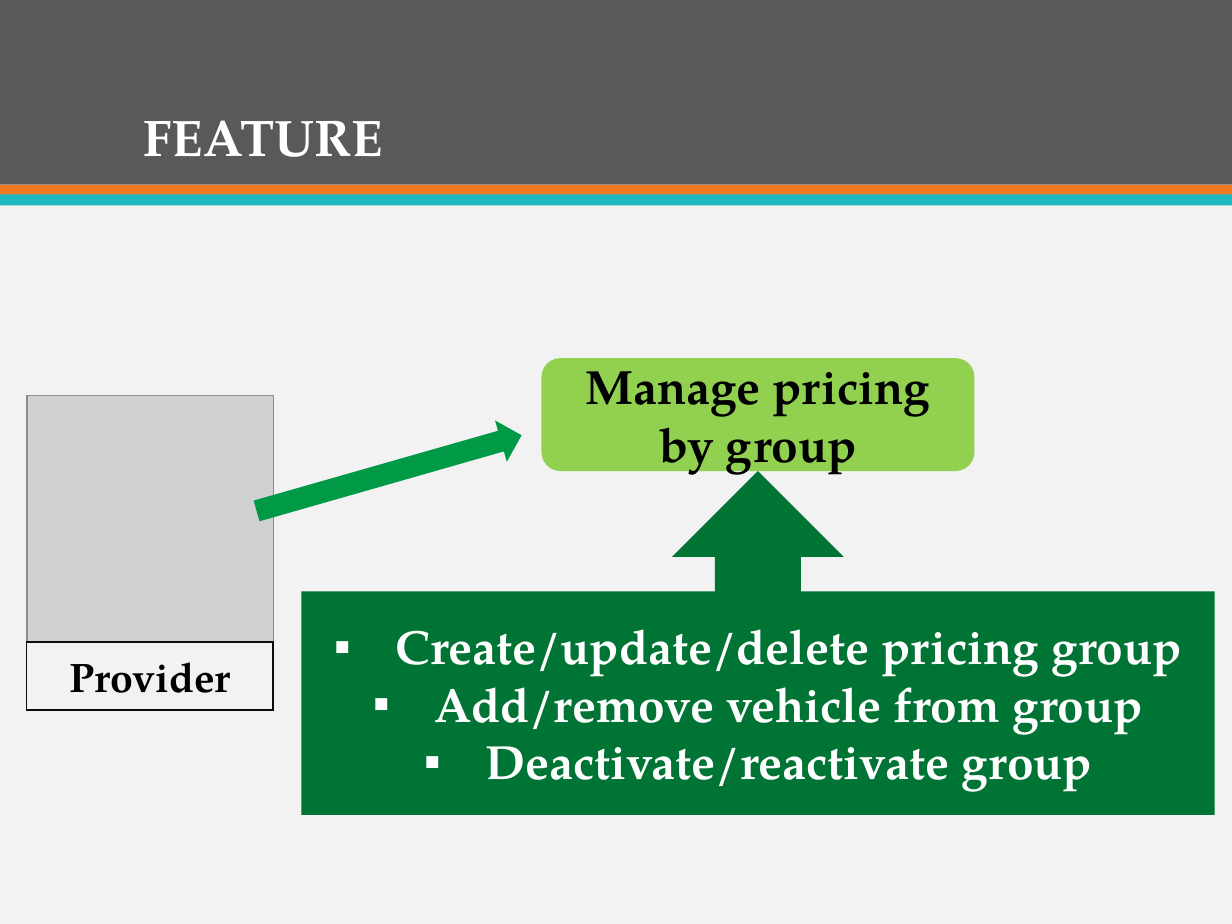
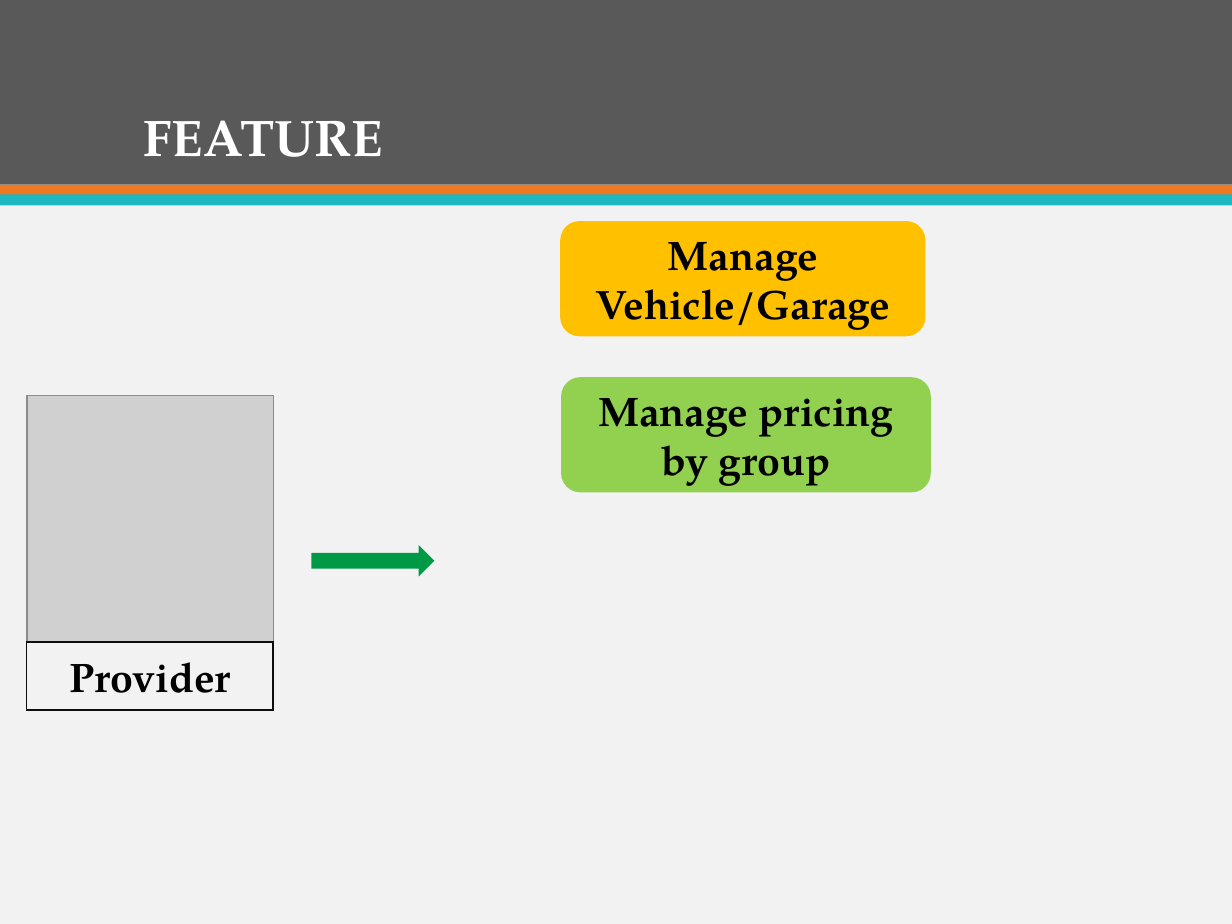
Before and after one commit to firzgard/CarRentalPortal, a slide deck: slide 30 of slide/CAR RENTAL PORTAL-Official.pptx (slide 32 before the commit). Drawn at 1232x924 pixels with LibreOffice and Linux fonts; fonts in the diff are those of the drawing; grey boxes stand for pictures. Boxes give left, top, right and bottom in pixels: in the first picture for what was removed or moved away, otherwise in the second. Text is boxed around its words. In the diff, an @@ line names an element or a change of style, - is before the commit and + after.

Commit message:
kk

```diff
--- a/slide/CAR RENTAL PORTAL-Official.pptx
+++ b/slide/CAR RENTAL PORTAL-Official.pptx
@@ rounded rectangle added at (x1=561, y1=221, x2=925, y2=336), fill #FFC000, 24 pt, text #000000, bold @@
+Manage Vehicle/Garage
@@ rounded rectangle "Manage pricing by group" resized from (x1=542, y1=359, x2=975, y2=472) to (x1=561, y1=377, x2=930, y2=493) @@
@@ rounded rectangle "Manage pricing by group" at (x1=561, y1=377, x2=930, y2=493): size 28 to 24 pt @@
@@ up arrow callout removed at (x1=302, y1=471, x2=1215, y2=814) @@
-▪ Create/update/delete pricing group
-▪ Add/remove vehicle from group
-▪ Deactivate/reactivate group
@@ right arrow at (x1=312, y1=545, x2=435, y2=577): rotation 344 to 0 degrees @@
```
Also in this commit, not shown: 6 other slides changed, 5 slides added, 8 slides removed.
